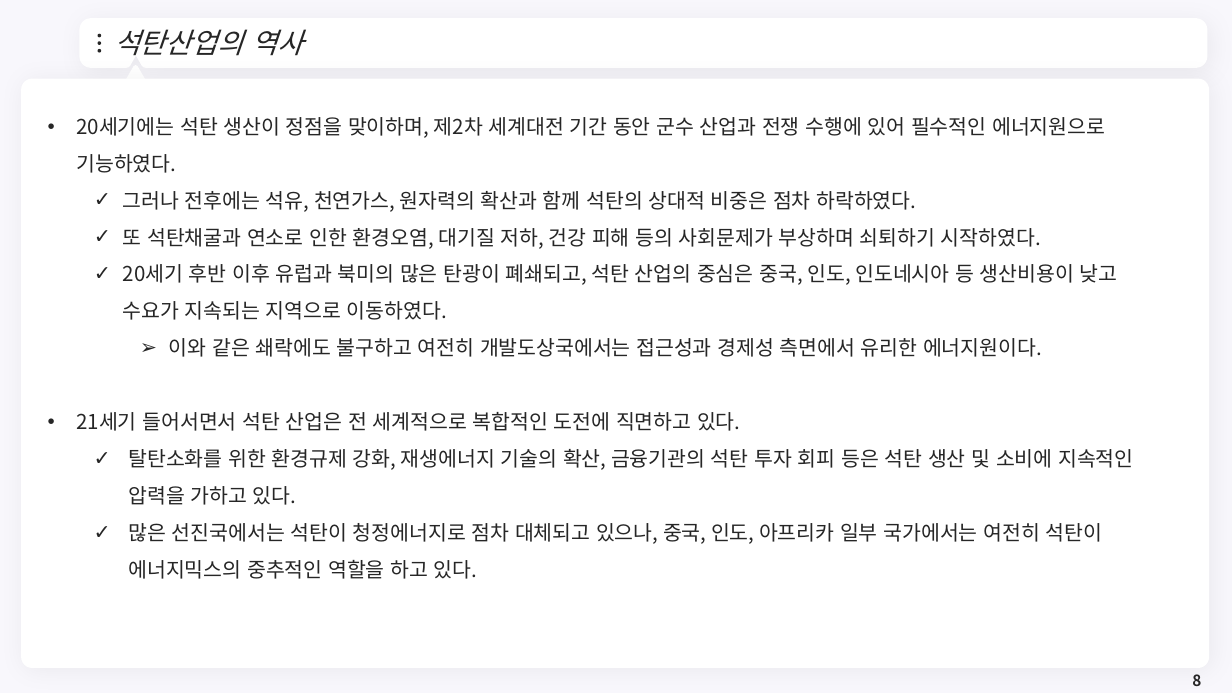
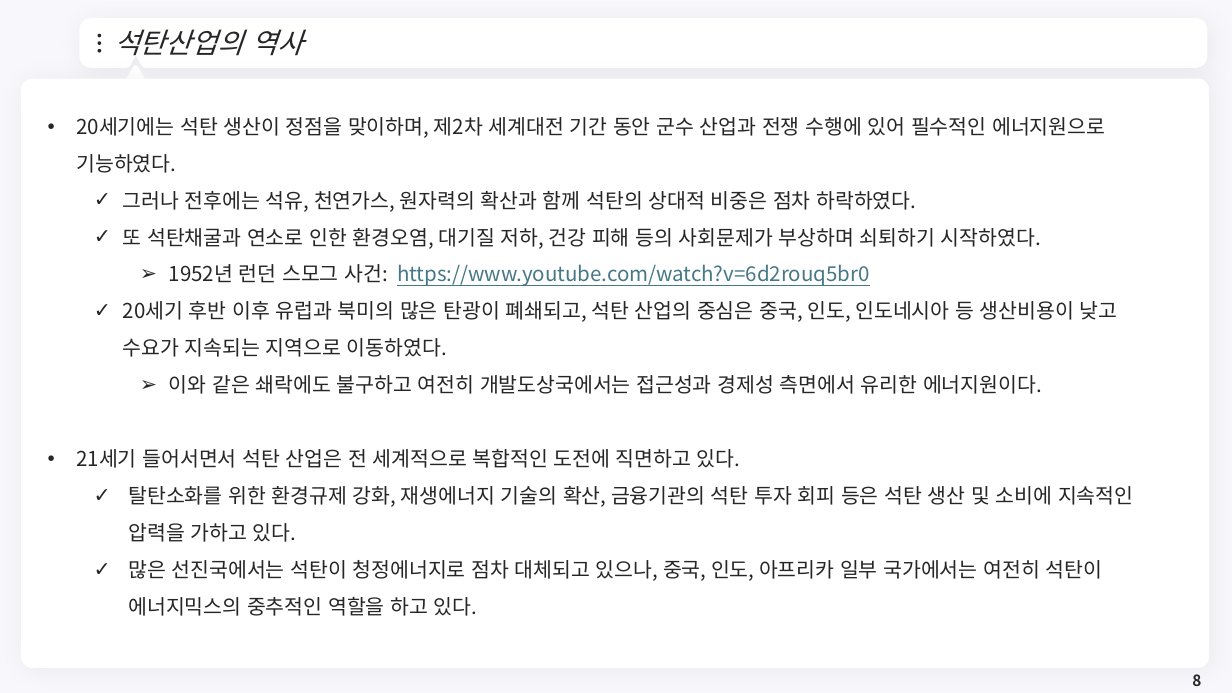
Before and after one commit to meandthey/Teaching, a slide deck: slide 8 of 에너지경제학/자원에너지경제학_Chapter_5 (석탄).pptx. Drawn at 1232x693 pixels with LibreOffice and Linux fonts; fonts in the diff are those of the drawing; background and template pictures are left out. Boxes give left, top, right and bottom in pixels: in the first picture for what was removed or moved away, otherwise in the second. Text is boxed around its words. In the diff, an @@ line names an element or a change of style, - is before the commit and + after.

```diff
--- a/에너지경제학/자원에너지경제학_Chapter_5 (석탄).pptx
+++ b/에너지경제학/자원에너지경제학_Chapter_5 (석탄).pptx
@@ text at [169,264,869,286]: paragraph added @@
+    ➢ 1952년 런던 스모그 사건: https://www.youtube.com/watch?v=6d2rouq5br0
```
Also in this commit, not shown: 4 other slides changed, 3 slides added, 1 slide removed, 4 other files.
